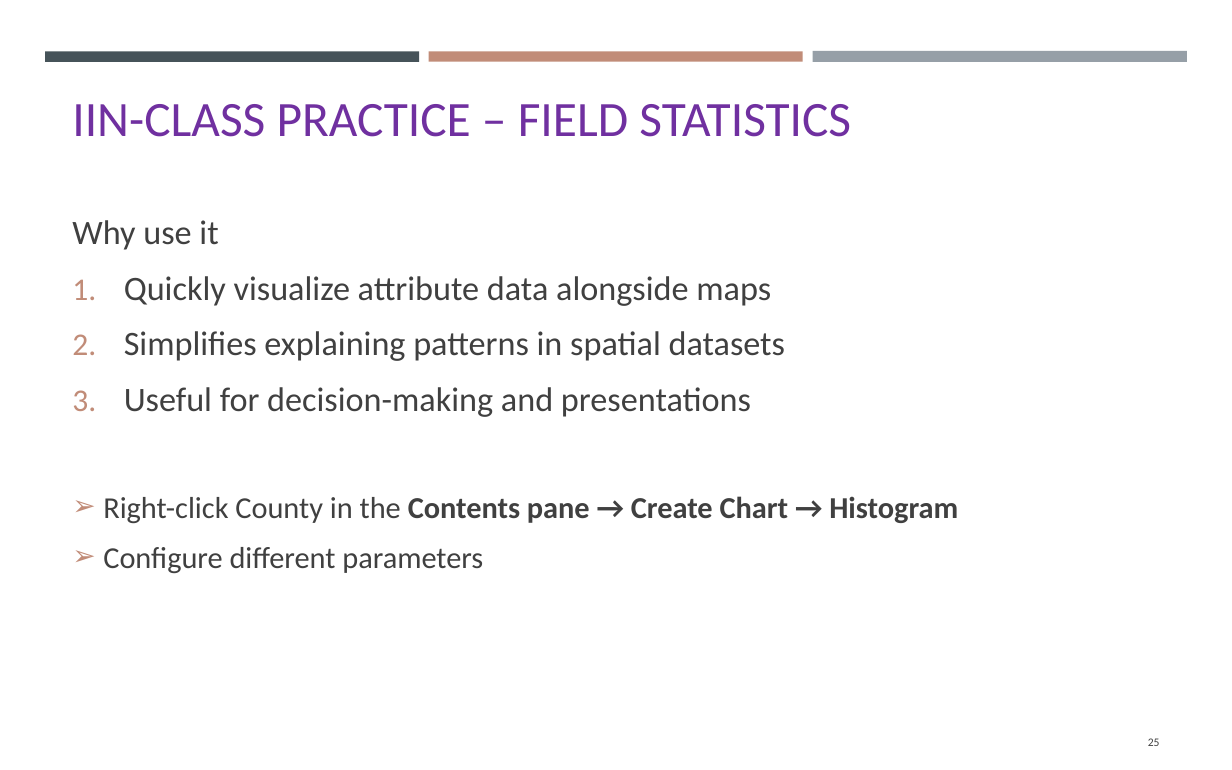
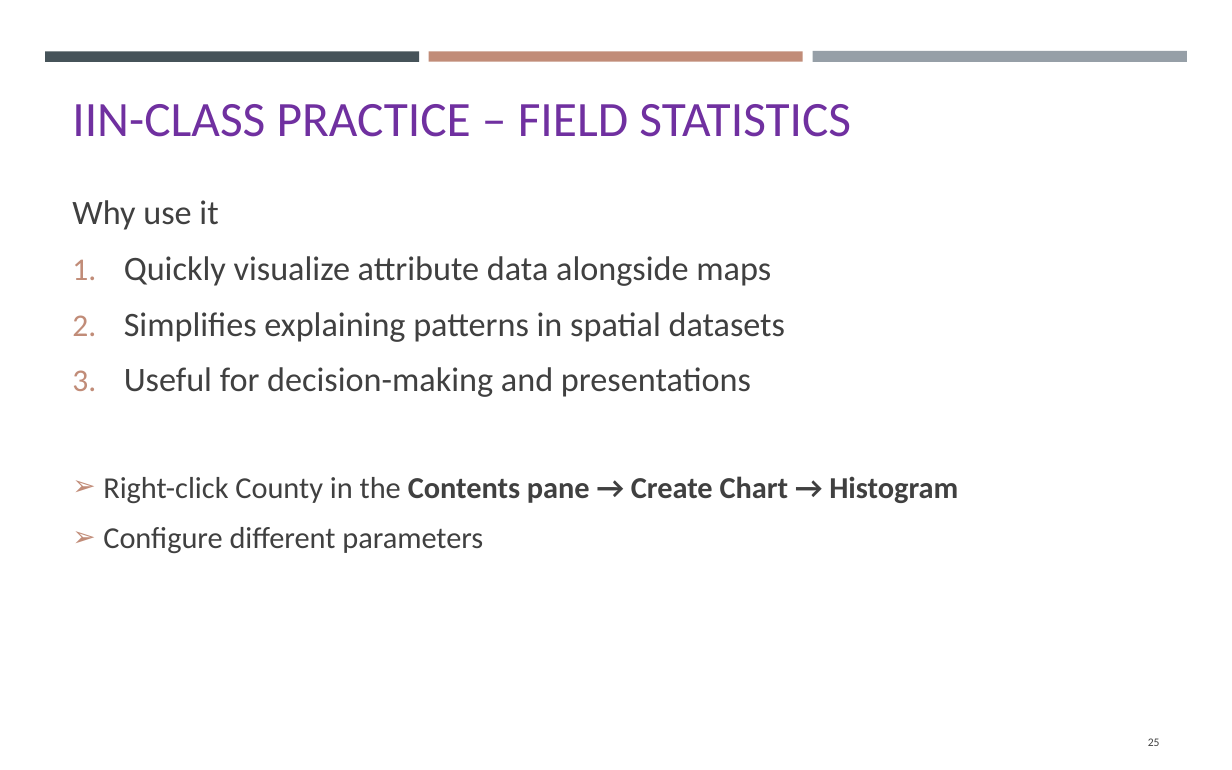
Before and after one commit to gisynw/GIS_I, a slide deck: slide 25 of docs/Lectures/Week05/Week05_GEOG2475_TU.pptx. Drawn at 1232x770 pixels with LibreOffice and Linux fonts; fonts in the diff are those of the drawing. Boxes give left, top, right and bottom in pixels: in the first picture for what was removed or moved away, otherwise in the second. Text is boxed around its words. In the diff, an @@ line names an element or a change of style, - is before the commit and + after.

```diff
--- a/docs/Lectures/Week05/Week05_GEOG2475_TU.pptx
+++ b/docs/Lectures/Week05/Week05_GEOG2475_TU.pptx
@@ text "Why use it": place and size @@
-text "Why use it" at [72,220,958,573]
+text "Why use it" at [72,200,958,553]
```
Also in this commit, not shown: 6 other slides changed, 1 slide added, 1 slide removed, 6 other files.
